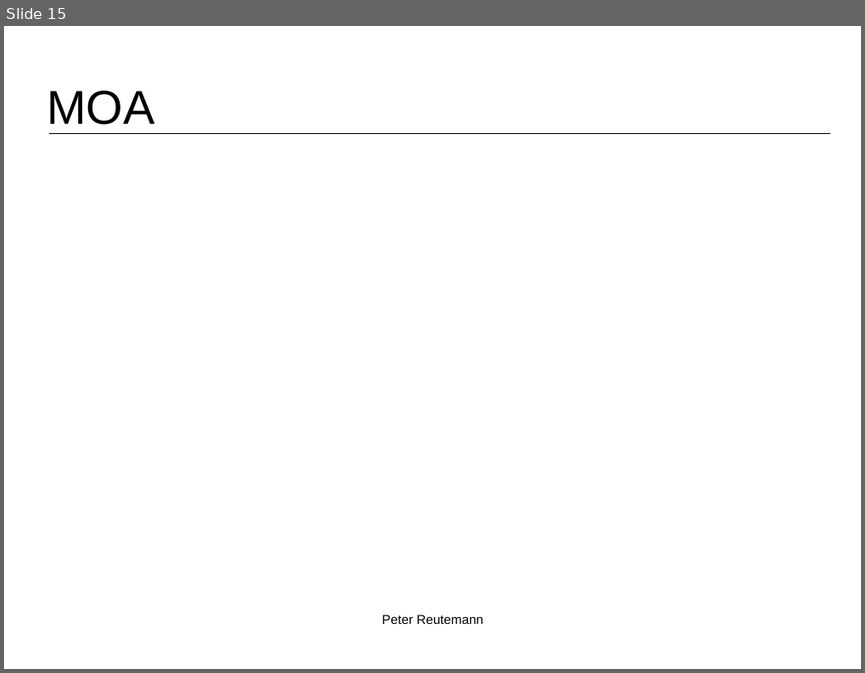
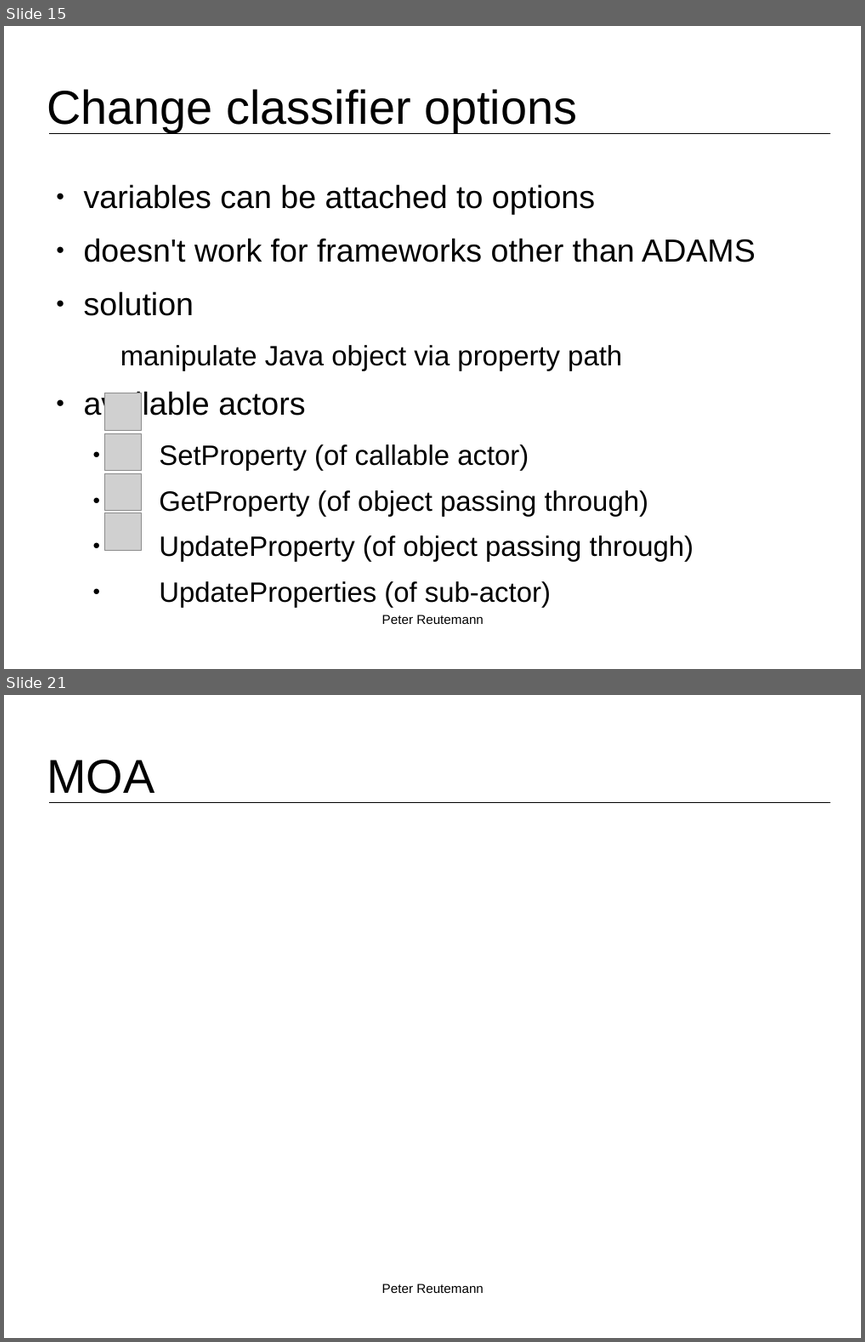
Before and after one commit to fracpete/kuching-2015, a slide deck: 2_basic_flows/kuching2015_basic_flows-2-machine_learning.odp. Shown one above the other, each under a label of ours: slide 15 before the commit, slides 15 and 21 after it; the slides between them are not shown. The pictures are 865x673 and 865x1342 pixels, drawn with LibreOffice and Linux fonts; fonts in the diff are those of the drawing; grey boxes stand for pictures; background and template pictures are left out. Boxes give left, top, right and bottom in pixels: in the first picture for what was removed or moved away, otherwise in the second. Text is boxed around its words. In the diff, an @@ line names an element or a change of style, - is before the commit and + after.

```diff
--- a/2_basic_flows/kuching2015_basic_flows-2-machine_learning.odp
+++ b/2_basic_flows/kuching2015_basic_flows-2-machine_learning.odp
@@ slide 15 added at (x1=4, y1=26, x2=861, y2=669), background #FFFFFF; not listed: 1 template element that a slide beside it also shows @@
@@ title added at (x1=46, y1=89, x2=577, y2=132), 44 pt, text #000000 @@
+Change classifier options
@@ text added at (x1=84, y1=184, x2=755, y2=562), 25.9 pt, text #000000 @@
+● variables can be attached to options
+● doesn't work for frameworks other than ADAMS
+● solution
+  manipulate Java object via property path
+● available actors
+  ● SetProperty (of callable actor)
+  ● GetProperty (of object passing through)
+  ● UpdateProperty (of object passing through)
+  ● UpdateProperties (of sub-actor)
@@ picture added at (x1=105, y1=393, x2=143, y2=431) @@
@@ picture added at (x1=105, y1=433, x2=143, y2=471) @@
@@ picture added at (x1=105, y1=473, x2=143, y2=510) @@
@@ picture added at (x1=105, y1=514, x2=143, y2=550) @@
@@ text added at (x1=382, y1=614, x2=483, y2=624), 12 pt, text #000000 @@
+Peter Reutemann
@@ what was slide 15 is now slide 21 @@
```
Also in this commit, not shown: 5 other slides added, 17 other files.
